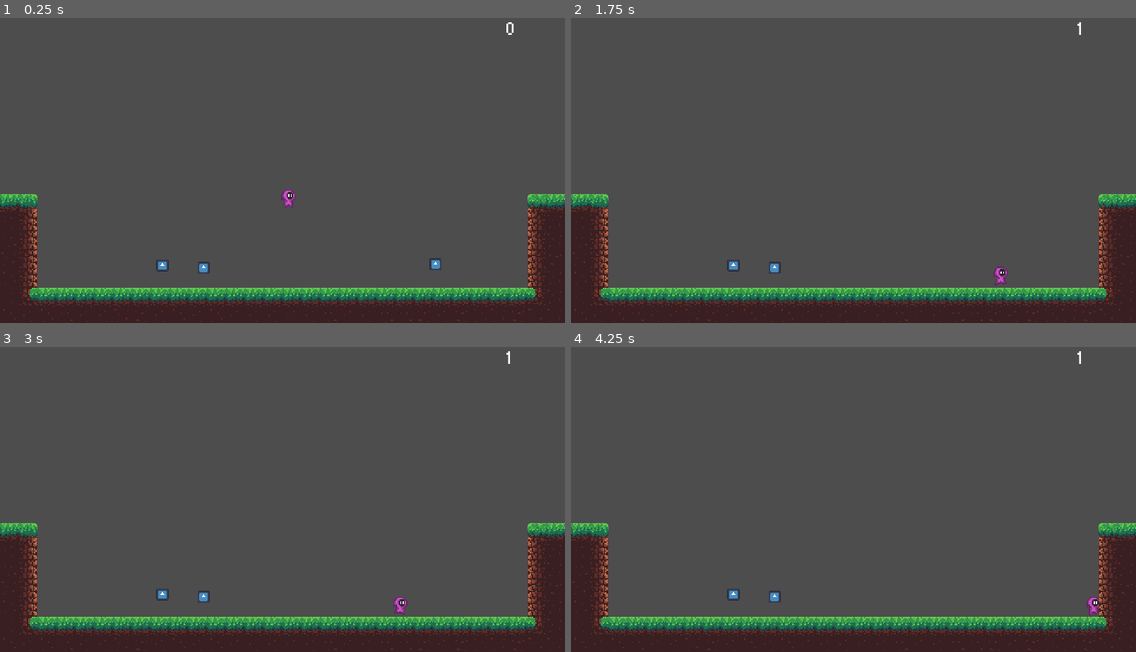
Above: before the commit, frames 1-4 (two rows, left to right).
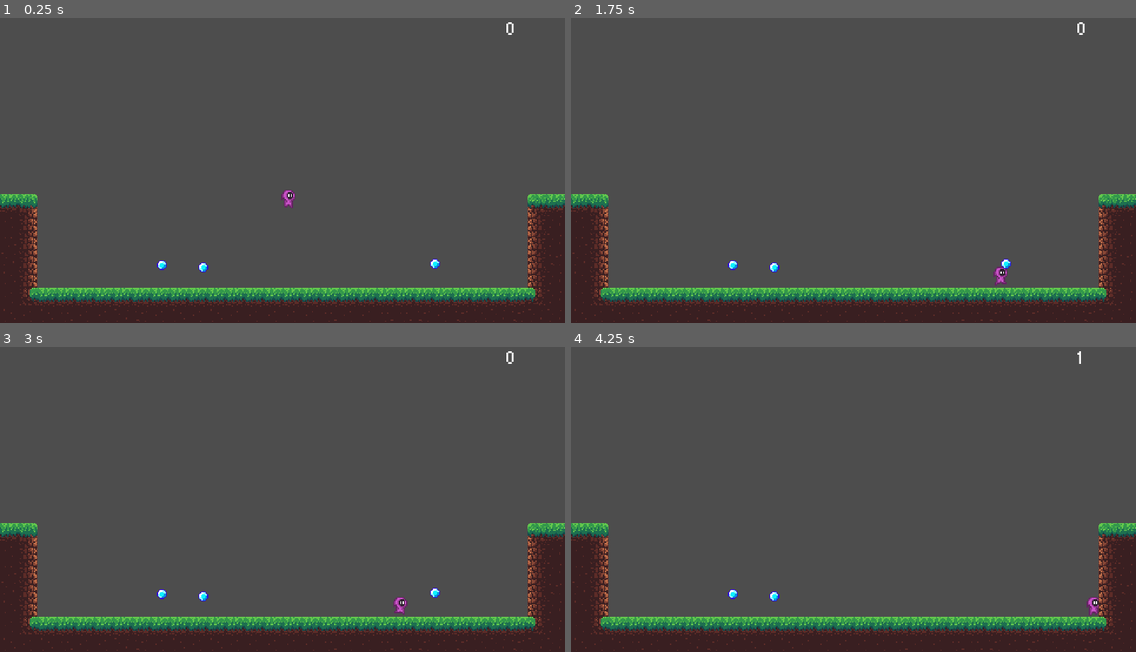
Above: after the commit, the same moments.

Repository: Rangwath/purple-quest
Game: Godot game, scene res://scenes/level_1.tscn
Same seed, same stepped clock (60 frames per second), same inputs: the game is played once before the commit and once after it. The engine's default icon, where the game draws it, is replaced by a stand-in: a white triangle on a blue panel in a dark square.
Inputs:
- Up to frame 1 (0.25 s): no input
- Up to frame 2 (1.75 s): hold D (move_right) from 0.53 s (still down); tap Space (jump) at 0.77, 1.52 s
- Up to frame 3 (3 s): release D (move_right) at 2.03 s; hold A (move_left) 2.03-2.78 s; hold D (move_right) from 2.78 s (still down)
- Up to frame 4 (4.25 s): keep holding D (move_right); tap Space (jump) at 3.02, 3.77 s

The runs differ from the first frame. In frame 1, 0.2% of the frame differs, in the area x 27-79%, y 78-84%; in frame 2, 0.2%, in the area x 27-91%, y 1-84%; in frame 3, 0.2%; in frame 4, 0.1%.

Commit message:
Add gem shine animation

Diff:
--- a/project.godot
+++ b/project.godot
@@ -22,6 +22,10 @@
 window/size/window_width_override=1920
 window/size/window_height_override=1080
 window/stretch/mode="canvas_items"
+
+[filesystem]
+
+import/blender/enabled=false
 
 [input]
 
--- a/scenes/gem.tscn
+++ b/scenes/gem.tscn
@@ -1,20 +1,68 @@
-[gd_scene load_steps=5 format=3 uid="uid://degv8omfuhpns"]
+[gd_scene load_steps=12 format=3 uid="uid://degv8omfuhpns"]
 
-[ext_resource type="Texture2D" uid="uid://xivn4h77oui6" path="res://icon.svg" id="1_4c265"]
 [ext_resource type="Script" path="res://scripts/gem.gd" id="1_b0633"]
+[ext_resource type="Texture2D" uid="uid://cg5b2v36djo50" path="res://assets/items/gem-idle.png" id="2_4j4ut"]
+[ext_resource type="Texture2D" uid="uid://cqab62w2e4f0" path="res://assets/items/gem-shine.png" id="3_oiuko"]
 
 [sub_resource type="RectangleShape2D" id="RectangleShape2D_a1uuw"]
-size = Vector2(10, 10)
+size = Vector2(7, 7)
+
+[sub_resource type="AtlasTexture" id="AtlasTexture_kq5gm"]
+atlas = ExtResource("2_4j4ut")
+region = Rect2(0, 0, 16, 16)
+
+[sub_resource type="AtlasTexture" id="AtlasTexture_lekwu"]
+atlas = ExtResource("3_oiuko")
+region = Rect2(0, 0, 16, 16)
+
+[sub_resource type="AtlasTexture" id="AtlasTexture_3m6n1"]
+atlas = ExtResource("3_oiuko")
+region = Rect2(16, 0, 16, 16)
+
+[sub_resource type="AtlasTexture" id="AtlasTexture_hjl21"]
+atlas = ExtResource("3_oiuko")
+region = Rect2(32, 0, 16, 16)
+
+[sub_resource type="AtlasTexture" id="AtlasTexture_r70ms"]
+atlas = ExtResource("3_oiuko")
+region = Rect2(48, 0, 16, 16)
+
+[sub_resource type="AtlasTexture" id="AtlasTexture_qiwng"]
+atlas = ExtResource("3_oiuko")
+region = Rect2(64, 0, 16, 16)
 
 [sub_resource type="SpriteFrames" id="SpriteFrames_hblxo"]
 animations = [{
 "frames": [{
 "duration": 1.0,
-"texture": ExtResource("1_4c265")
+"texture": SubResource("AtlasTexture_kq5gm")
 }],
 "loop": true,
-"name": &"default",
+"name": &"idle",
 "speed": 5.0
+}, {
+"frames": [{
+"duration": 1.0,
+"texture": SubResource("AtlasTexture_lekwu")
+}, {
+"duration": 1.0,
+"texture": SubResource("AtlasTexture_3m6n1")
+}, {
+"duration": 1.0,
+"texture": SubResource("AtlasTexture_hjl21")
+}, {
+"duration": 1.0,
+"texture": SubResource("AtlasTexture_r70ms")
+}, {
+"duration": 1.0,
+"texture": SubResource("AtlasTexture_qiwng")
+}, {
+"duration": 1.0,
+"texture": SubResource("AtlasTexture_kq5gm")
+}],
+"loop": false,
+"name": &"shine",
+"speed": 10.0
 }]
 
 [node name="Gem" type="Area2D" groups=["gems"]]
@@ -23,10 +71,18 @@
 script = ExtResource("1_b0633")
 
 [node name="CollisionShape2D" type="CollisionShape2D" parent="."]
+position = Vector2(-0.5, -0.5)
 shape = SubResource("RectangleShape2D_a1uuw")
 
 [node name="AnimatedSprite2D" type="AnimatedSprite2D" parent="."]
-scale = Vector2(0.08, 0.08)
+position = Vector2(2.98023e-07, 3.57628e-07)
+scale = Vector2(0.75, 0.75)
 sprite_frames = SubResource("SpriteFrames_hblxo")
+animation = &"shine"
+autoplay = "idle"
+
+[node name="AnimationTimer" type="Timer" parent="."]
+autostart = true
 
 [connection signal="body_entered" from="." to="." method="_on_body_entered"]
+[connection signal="timeout" from="AnimationTimer" to="." method="_on_animation_timer_timeout"]
--- a/scenes/player.tscn
+++ b/scenes/player.tscn
@@ -152,7 +152,7 @@
 [node name="AnimatedSprite2D" type="AnimatedSprite2D" parent="."]
 position = Vector2(0, -8)
 sprite_frames = SubResource("SpriteFrames_fkiu2")
-animation = &"fall"
+animation = &"run"
 autoplay = "idle"
 
 [node name="CollisionShape2D" type="CollisionShape2D" parent="."]
--- a/scripts/gem.gd
+++ b/scripts/gem.gd
@@ -4,10 +4,27 @@
 
 signal gem_picked(amount)
 
+const TIMER_FROM = 2.0
+const TIMER_TO = 5.0
+
 @export var amount = 1
+
+@onready var animation_timer = $AnimationTimer
+@onready var animated_sprite = $AnimatedSprite2D
+
+
+func _ready():
+	animation_timer.wait_time = randf_range(TIMER_FROM, TIMER_TO)
+	animation_timer.start()
 
 
 func _on_body_entered(body):
 	if body is Player:
 		gem_picked.emit(amount)
 		queue_free()
+
+
+func _on_animation_timer_timeout():
+	animated_sprite.play("shine")
+	animation_timer.wait_time = randf_range(TIMER_FROM, TIMER_TO)
+	animation_timer.start()
--- a/scripts/level.gd
+++ b/scripts/level.gd
@@ -12,8 +12,8 @@
 		push_error("Player is not in the scene")
 		return
 
-	var gems = get_tree().get_nodes_in_group("gems")
-	for gem in gems:
+	var all_gems = get_tree().get_nodes_in_group("gems")
+	for gem in all_gems:
 		gem.gem_picked.connect(_on_gem_picked)
 
 	hud.set_gems_amount_label(gems_amount)
Binary file added: assets/items/gem-idle.png
Not shown, added: assets/items/gem-idle.png.import
Binary file added: assets/items/gem-shine.png
Not shown, added: assets/items/gem-shine.png.import
